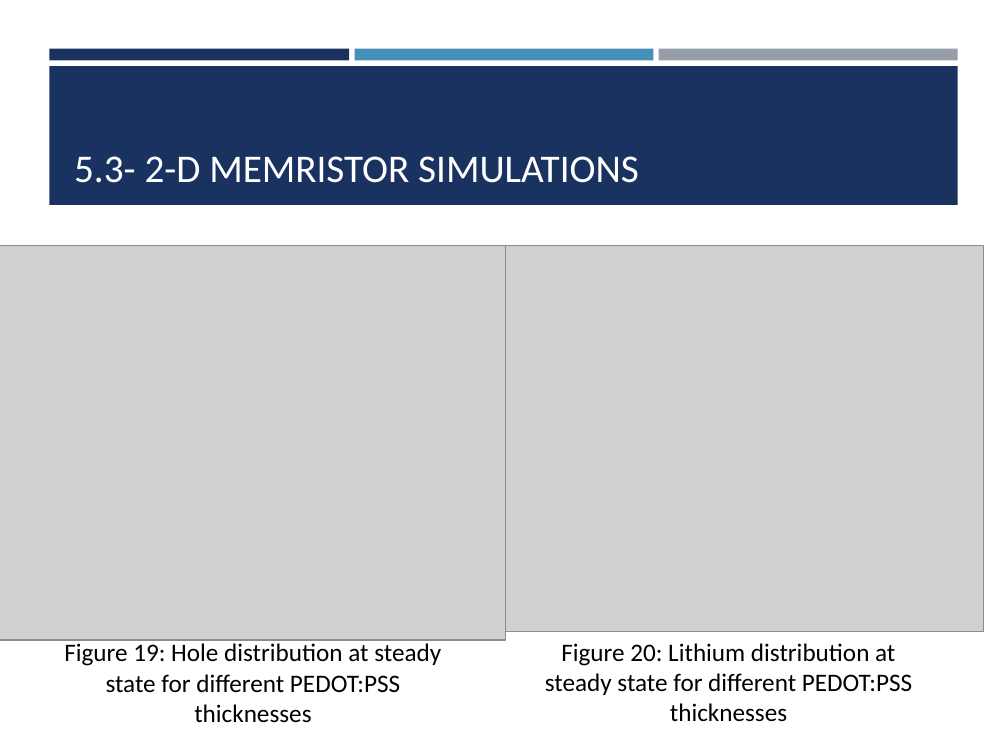
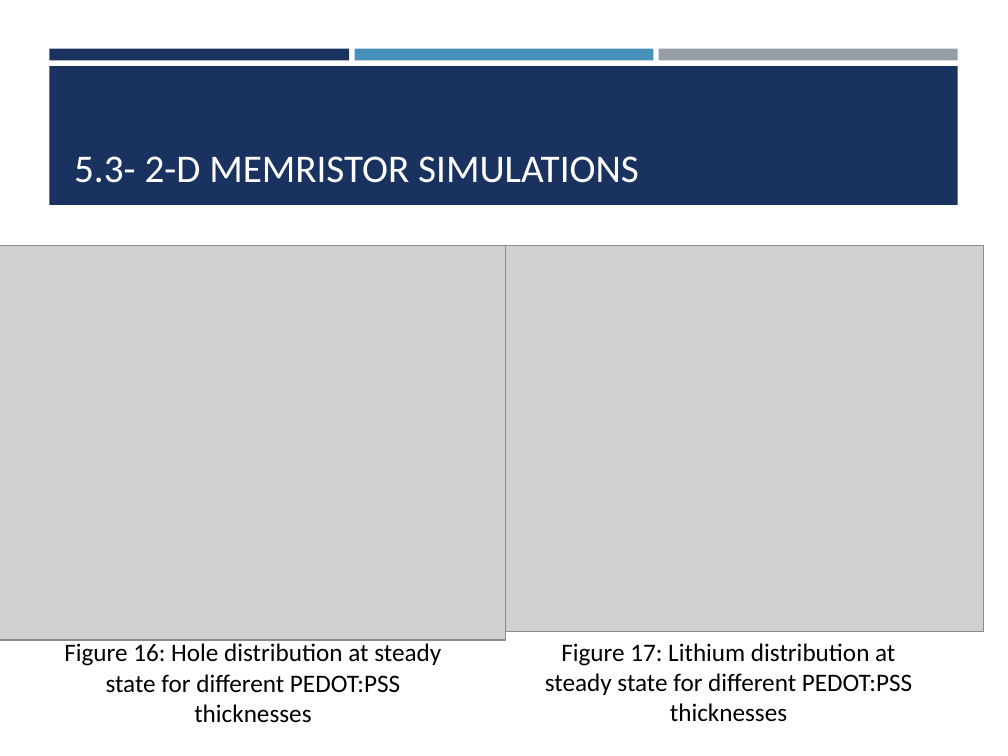
Before and after one commit to cbonfil/ThesisReport, a slide deck: slide 14 of Memristor Thesis/Memristor Presentation.pptx (slide 15 before the commit). Drawn at 1008x756 pixels with LibreOffice and Linux fonts; fonts in the diff are those of the drawing; grey boxes stand for pictures. Boxes give left, top, right and bottom in pixels: in the first picture for what was removed or moved away, otherwise in the second. Text is boxed around its words. In the diff, an @@ line names an element or a change of style, - is before the commit and + after.

```diff
--- a/Memristor Thesis/Memristor Presentation.pptx
+++ b/Memristor Thesis/Memristor Presentation.pptx
@@ text at box(64, 643, 441, 723): text changed @@
-Figure 19: Hole distribution at steady state for different PEDOT:PSS thicknesses
+Figure 16: Hole distribution at steady state for different PEDOT:PSS thicknesses
@@ text at box(545, 643, 912, 722): text changed @@
-Figure 20: Lithium distribution at steady state for different PEDOT:PSS thicknesses
+Figure 17: Lithium distribution at steady state for different PEDOT:PSS thicknesses
```
Also in this commit, not shown: 14 other slides changed, 1 slide removed.
